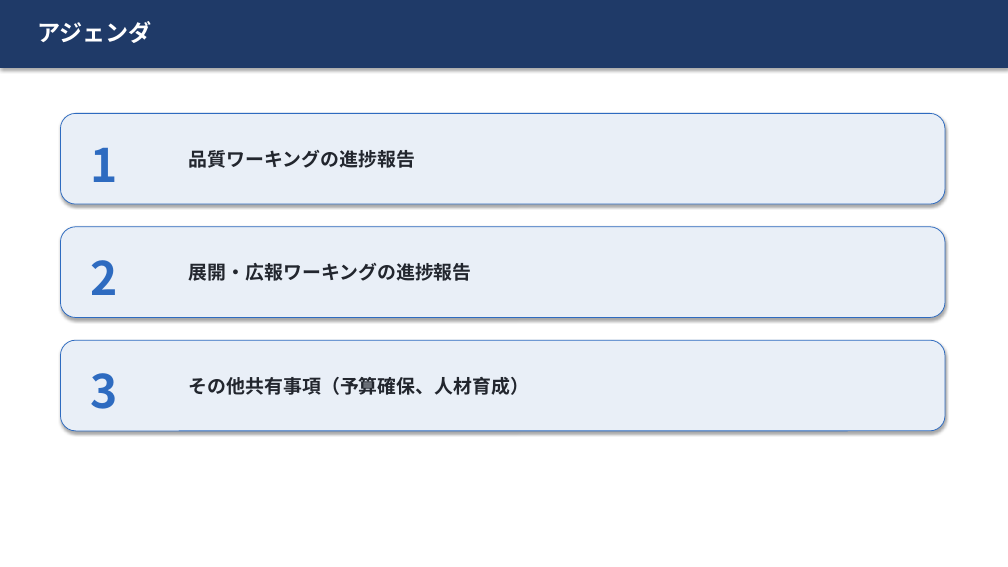
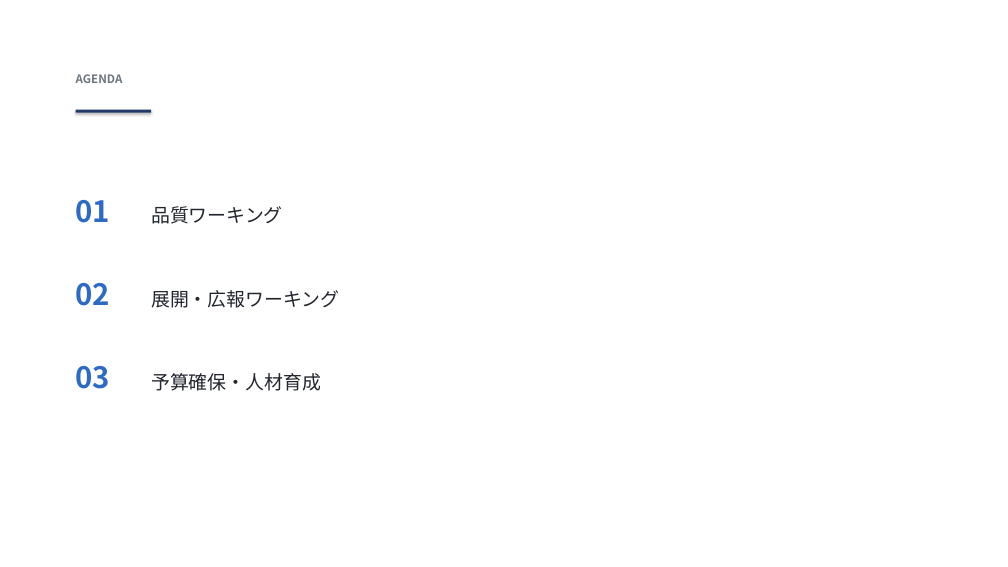
Before and after one commit to hiroakiyasa/meeting-minutes-2026-04-21, a slide deck: slide 2 of 05_hybrid_style.pptx (slide 3 before the commit). Drawn at 1008x567 pixels with LibreOffice and Linux fonts; fonts in the diff are those of the drawing. Boxes give left, top, right and bottom in pixels: in the first picture for what was removed or moved away, otherwise in the second. Text is boxed around its words. In the diff, an @@ line names an element or a change of style, - is before the commit and + after.

```diff
--- a/05_hybrid_style.pptx
+++ b/05_hybrid_style.pptx
@@ rectangle removed at <box>0,0,1008,68</box> @@
@@ text removed at <box>38,21,152,43</box> @@
-アジェンダ
@@ text added at <box>76,74,123,83</box>, 11 pt, text #6C757D, bold @@
+AGENDA
@@ rounded rectangle removed at <box>60,113,945,204</box> @@
@@ rectangle added at <box>76,110,151,113</box>, fill #1F3A68 @@
@@ text removed at <box>91,147,118,182</box> @@
-1
@@ text added at <box>76,200,111,223</box>, 28 pt, text #2E6BC0, bold @@
+01
@@ text at <box>151,206,283,224</box>: text changed; bold off @@
-品質ワーキングの進捗報告
+品質ワーキング
@@ rounded rectangle removed at <box>60,227,945,318</box> @@
@@ text removed at <box>91,260,118,295</box> @@
-2
@@ text added at <box>76,283,111,306</box>, 28 pt, text #2E6BC0, bold @@
+02
@@ text at <box>151,290,339,308</box>: text changed; bold off @@
-展開・広報ワーキングの進捗報告
+展開・広報ワーキング
@@ rounded rectangle removed at <box>60,340,945,431</box> @@
@@ text added at <box>76,366,111,389</box>, 28 pt, text #2E6BC0, bold @@
+03
@@ text removed at <box>91,373,118,409</box> @@
-3
@@ text at <box>151,373,321,391</box>: text changed; bold off @@
-その他共有事項（予算確保、人材育成）
+予算確保・人材育成
```
Also in this commit, not shown: 3 other slides changed, 5 slides added, 6 slides removed, 3 other files.
